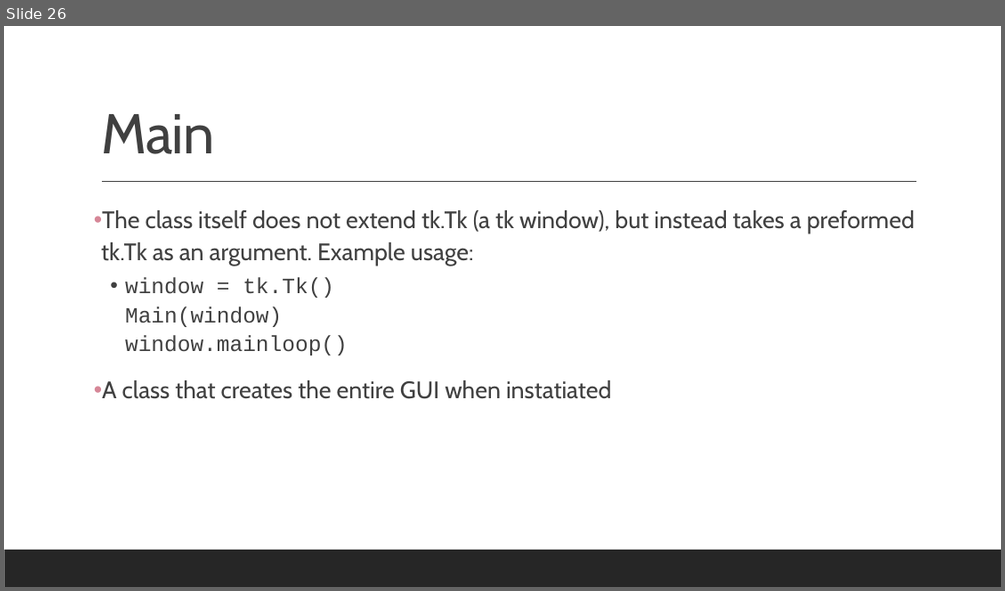
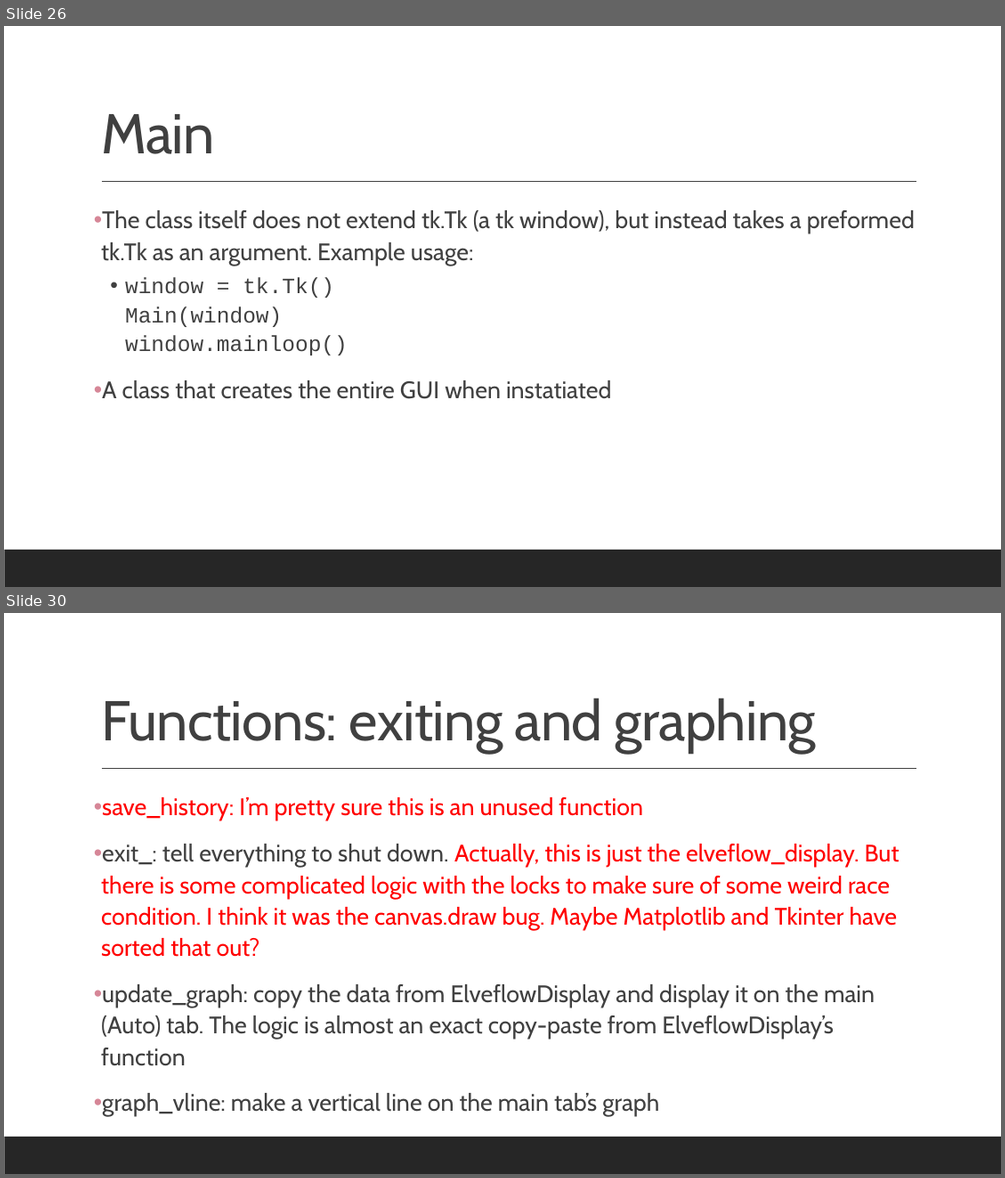
Before and after one commit to mathmauney/SAXSControl, a slide deck: Documentation.pptx. Shown one above the other, each under a label of ours: slide 26 before the commit, slides 26 and 30 after it; the slides between them are not shown. The pictures are 1005x591 and 1005x1178 pixels, drawn with LibreOffice and Linux fonts; fonts in the diff are those of the drawing. Boxes give left, top, right and bottom in pixels: in the first picture for what was removed or moved away, otherwise in the second. Text is boxed around its words. In the diff, an @@ line names an element or a change of style, - is before the commit and + after.

```diff
--- a/Documentation.pptx
+++ b/Documentation.pptx
@@ slide 30 added at (4, 613, 1001, 1174), background #FFFFFF; not listed: 2 template elements that a slide beside it also shows @@
@@ title added at (101, 698, 816, 753), 54 pt, text #404040 @@
+Functions: exiting and graphing
@@ text added at (101, 797, 899, 1117), 23 pt, text #FF0000 @@
+• save_history: I’m pretty sure this is an unused function
+• exit_: tell everything to shut down. Actually, this is just the elveflow_display. But there is some complicated logic with the locks to make sure of some weird race condition. I think it was the canvas.draw bug. Maybe Matplotlib and Tkinter have sorted that out?
+• update_graph: copy the data from ElveflowDisplay and display it on the main (Auto) tab. The logic is almost an exact copy-paste from ElveflowDisplay’s function
+• graph_vline: make a vertical line on the main tab’s graph
```
Also in this commit, not shown: 3 slides changed, 10 other slides added, 1 other file.
